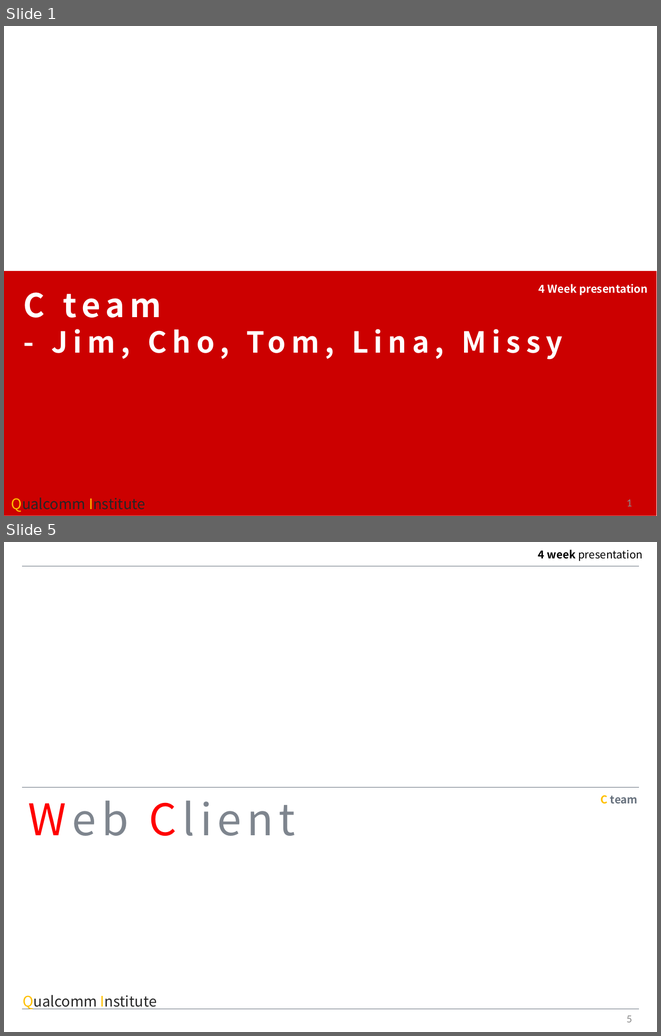
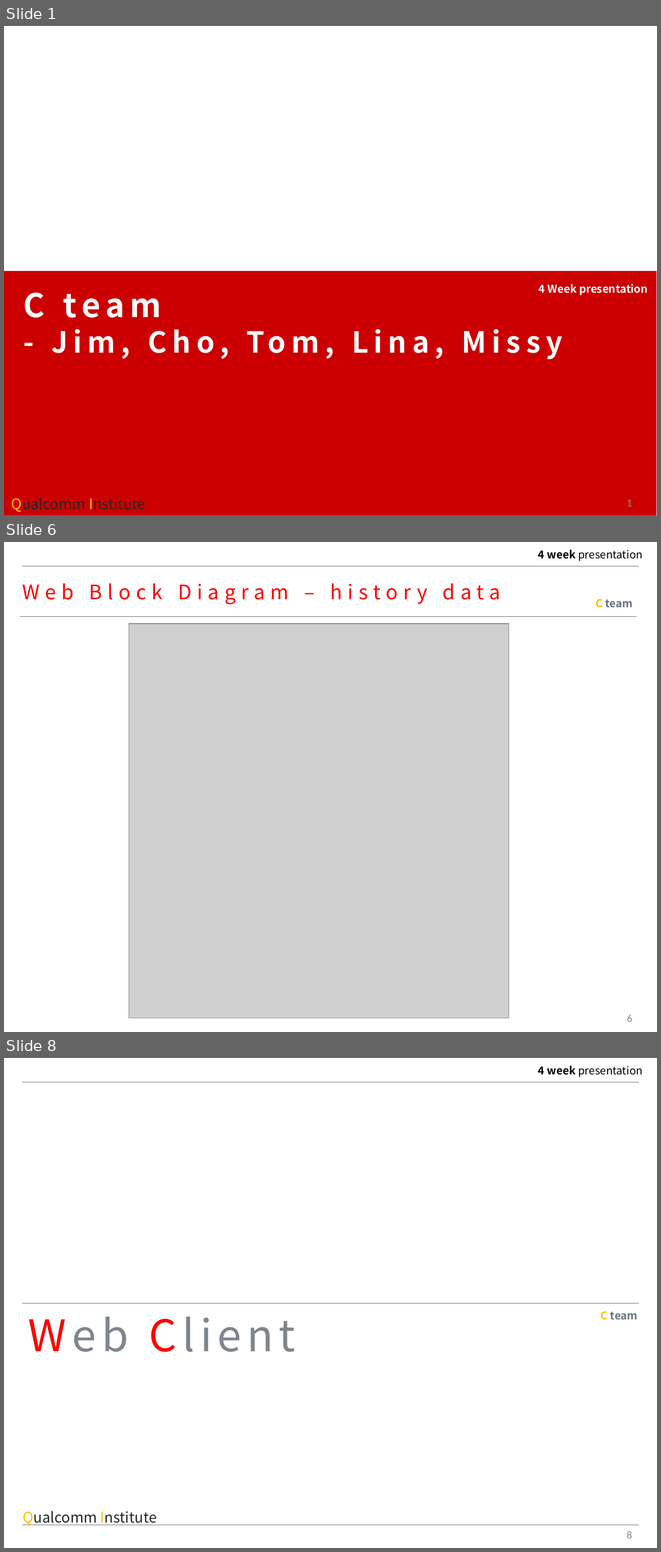
Before and after one commit to MAENGSOOHOON/summer2017IoT, a slide deck: 4week/ppt/4week.pptx. Shown one above the other, each under a label of ours: slides 1 and 5 before the commit, slides 1, 6 and 8 after it; the slides between them are not shown. The pictures are 661x1036 and 661x1552 pixels, drawn with LibreOffice and Linux fonts; fonts in the diff are those of the drawing; grey boxes stand for pictures; background and template pictures are left out. Boxes give left, top, right and bottom in pixels: in the first picture for what was removed or moved away, otherwise in the second. Text is boxed around its words. In the diff, an @@ line names an element or a change of style, - is before the commit and + after.

```diff
--- a/4week/ppt/4week.pptx
+++ b/4week/ppt/4week.pptx
@@ slide 6 added at (x1=4, y1=542, x2=657, y2=1032), background #FFFFFF; not listed: 2 template elements that a slide beside it also shows @@
@@ text added at (x1=22, y1=583, x2=501, y2=605), 22 pt, text #FF0000 @@
+Web Block Diagram – history data
@@ text added at (x1=595, y1=599, x2=633, y2=608), 12 pt, text #68727E, bold @@
+C team
@@ line added from (20, 616) to (637, 616), #68727E 0.25 pt @@
@@ picture added at (x1=129, y1=624, x2=510, y2=1017) @@
@@ page number added at (x1=627, y1=1014, x2=632, y2=1022), 12 pt, text #8C8C8C @@
+6
@@ what was slide 5 is now slide 8 @@
@@ page number at (x1=627, y1=1531, x2=632, y2=1538): text changed @@
-5
+8
```
Also in this commit, not shown: 2 slides changed, 4 other slides added, 2 slides removed, 7 other files.
